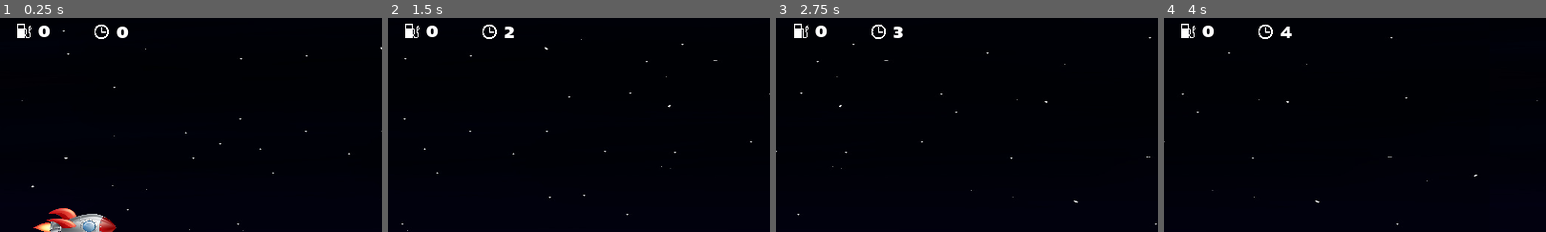
Above: before the commit, frames 1-4 (left to right).
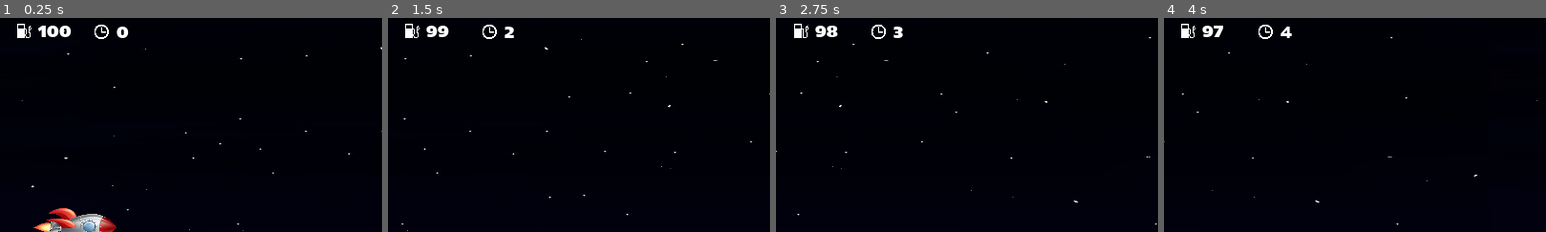
Above: after the commit, the same moments.

Repository: MuskalaMarcin/RocketZero
Game: Godot game, scene res://Main.tscn
The game is run twice, just before and just after one commit, with the same random seed, the same clock (stepped at 60 frames per second) and the same inputs.
Inputs:
- Up to frame 1 (0.25 s): no input
- Up to frame 2 (1.5 s): hold Right (ui_right) 0.53-1.28 s; tap Enter at 1.25 s; hold Down (ui_down) from 1.28 s (still down)
- Up to frame 3 (2.75 s): release Down (ui_down) at 2.03 s; hold Right (ui_right) from 2.03 s (still down)
- Up to frame 4 (4 s): release Right (ui_right) at 2.78 s; hold Up (ui_up) 2.78-3.53 s; hold Down (ui_down) from 3.53 s (still down)
The pictures show only the part of the screen within x 0-50%, y 2-51%; the shares and areas given below are measured in that part.

The runs differ from the first frame. In frame 1, 0.3% of the frame differs, in the area x 10-19%, y 3-9%; in frame 2, 0.2%; in frame 3, 0.2%; in frame 4, 0.2%.

Commit message:
fuel usage

Diff:
--- a/FuelGaugeScene.gd
+++ b/FuelGaugeScene.gd
@@ -4,12 +4,30 @@
 # var a = 2
 # var b = "textvar"
 
-func _setFuelGaugeValue(value):
-	get_node("FuelGaugeLabel").set_text(str(value));
-	print(value)
+const FUEL_ADDED = 20
+const FUEL_CONSUMPTION = 0.4
+var previousFuel
+var currentFuel
+var fuel
+
+func addFuel():
+	currentFuel += FUEL_ADDED
+
+func _updateFuelGaugeValue():
+	currentFuel = int(round(fuel))
+	if (currentFuel != previousFuel):
+		get_node("FuelGaugeLabel").set_text(str(currentFuel));
+		previousFuel = currentFuel
+
+func _ready():
+	fuel = 100
+	_updateFuelGaugeValue()
 	pass
 
-func _ready():
-	var rocketScene = preload("res://RocketScene.tscn");
-	rocketScene.instance().get_node("Rocket").connect("fuel_update", self, "_setFuelGaugeValue");
-	pass
+func _physics_process(delta):
+	fuel -= delta * FUEL_CONSUMPTION
+	if Input.is_action_pressed("ui_right"):
+		fuel -= delta * FUEL_CONSUMPTION * 1.5
+	_updateFuelGaugeValue()
+	if(fuel < 0):
+		print("TODO koniec paliwa")
--- a/FuelGaugeScene.tscn
+++ b/FuelGaugeScene.tscn
@@ -4,7 +4,7 @@
 [ext_resource path="res://fonts/starjedifont.tres" type="DynamicFont" id=2]
 [ext_resource path="res://images/fuel-station-pump.png" type="Texture" id=3]
 
-[node name="FuelGaugeMainNode" type="Node2D"]
+[node name="FuelGaugeMainNode" type="Node2D" index="0"]
 
 script = ExtResource( 1 )
 
--- a/Main.tscn
+++ b/Main.tscn
@@ -7,7 +7,7 @@
 [ext_resource path="res://FuelGaugeScene.tscn" type="PackedScene" id=5]
 [ext_resource path="res://RocksScene.tscn" type="PackedScene" id=6]
 
-[node name="Node2D" type="Node2D" index="0"]
+[node name="Node2D" type="Node2D"]
 
 z_as_relative = false
 _sections_unfolded = [ "Audio Bus", "Collision", "Transform", "Visibility", "Z Index" ]
--- a/Rocket.gd
+++ b/Rocket.gd
@@ -5,17 +5,11 @@
 const MAX_ROT = 0.35
 const MAX_Y = 180
 
-signal fuel_update
-
 var movingObjects
-
-func _updateFuelValue(value):
-	emit_signal("fuel_update", value);
 
 func _ready():
 	set_physics_process(true)
 	get_child(4).connect("body_entered", self, "_collision");
-	_updateFuelValue(100);
 
 func showBigFlame():
 	get_child(1).show()
--- a/TimerScene.gd
+++ b/TimerScene.gd
@@ -15,7 +15,6 @@
 	currentTime = int(round(time))
 	if currentTime != previousTime:
 		_setCurrentTime();
-		emit_signal("time_tick", currentTime);
 	pass
 
 func _setCurrentTime():
